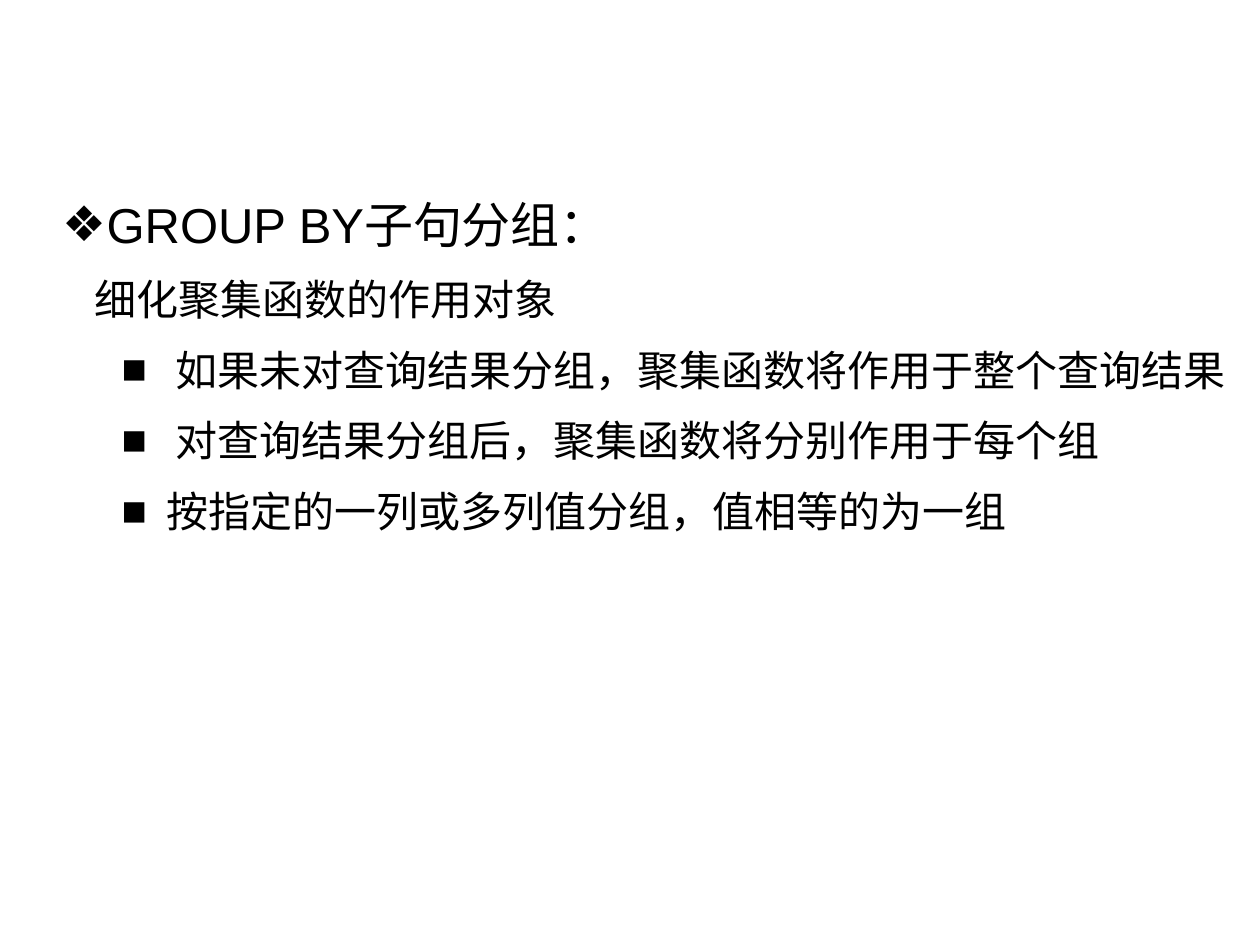
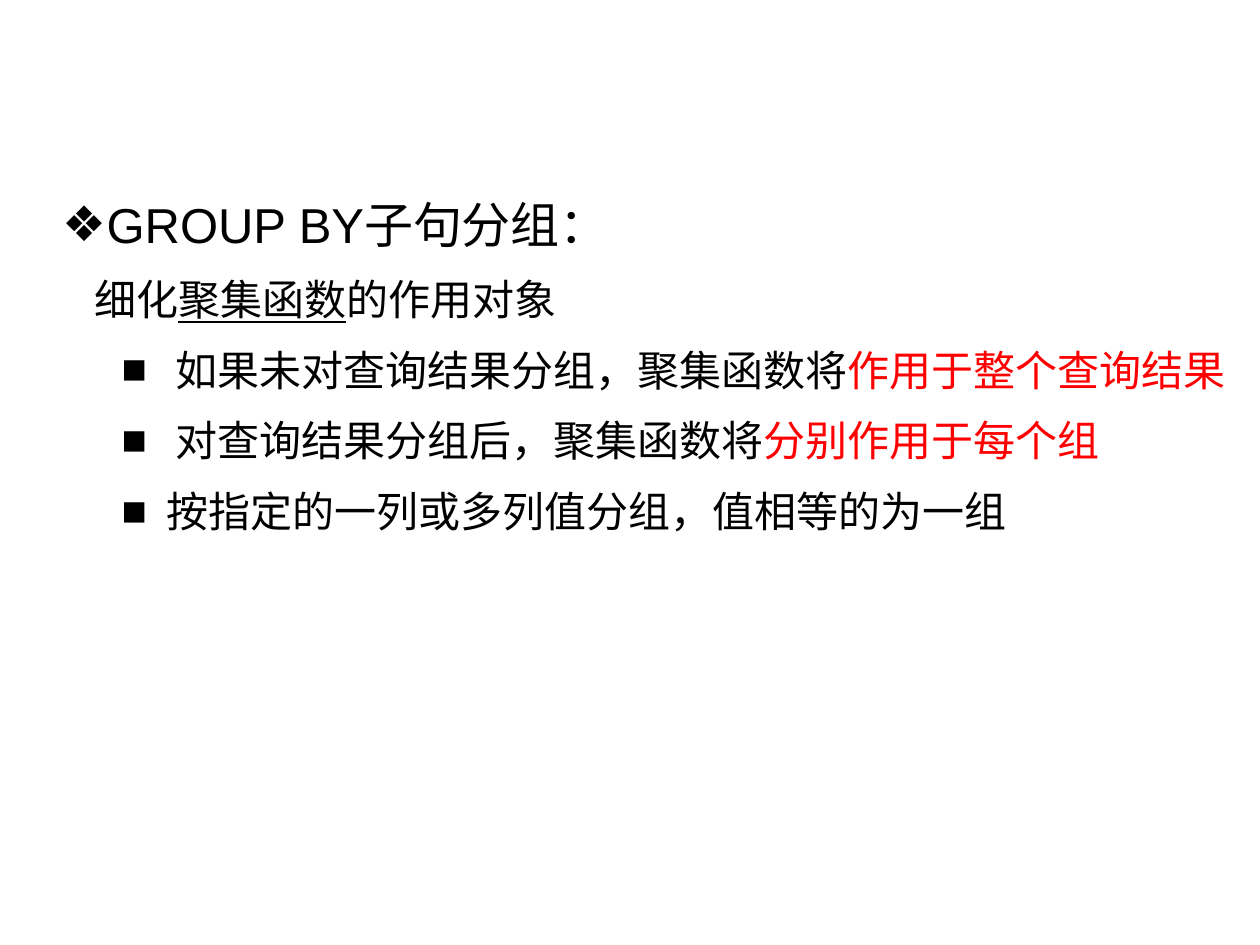
Before and after one commit to HBU/DataBase, a slide deck: slide 99 of PPT/PPT2020/DB第03章（1）-2020.pptx. Drawn at 1260x945 pixels with LibreOffice and Linux fonts; fonts in the diff are those of the drawing; background and template pictures are left out. Boxes give left, top, right and bottom in pixels: in the first picture for what was removed or moved away, otherwise in the second. Text is boxed around its words. In the diff, an @@ line names an element or a change of style, - is before the commit and + after.

```diff
--- a/PPT/PPT2020/DB第03章（1）-2020.pptx
+++ b/PPT/PPT2020/DB第03章（1）-2020.pptx
@@ text at (x1=94, y1=279, x2=1226, y2=461): underline on in "细化聚集函数的作用对象"; text colour #000000 to #FF0000 in "如果未对查询结果分组，聚集函数将作用于整个查询结果", "对查询结果分组后，聚集函数将分别作用于每个组" @@
```
Also in this commit, not shown: 5 other slides changed, 4 other files.
